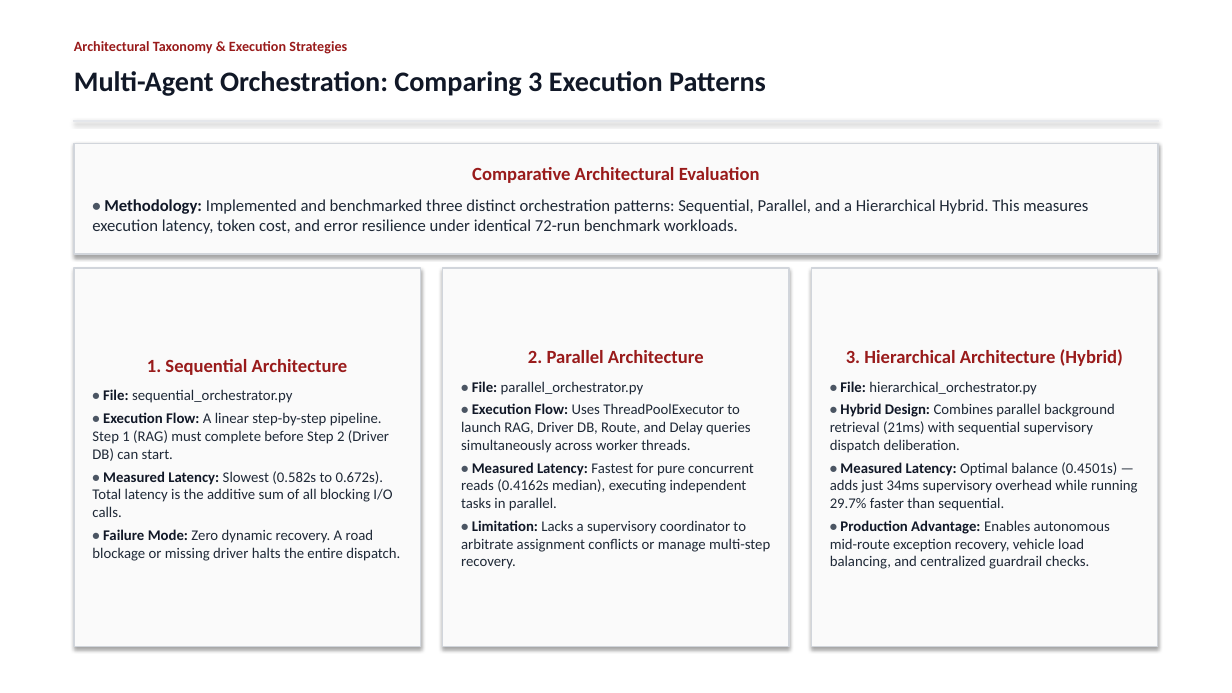
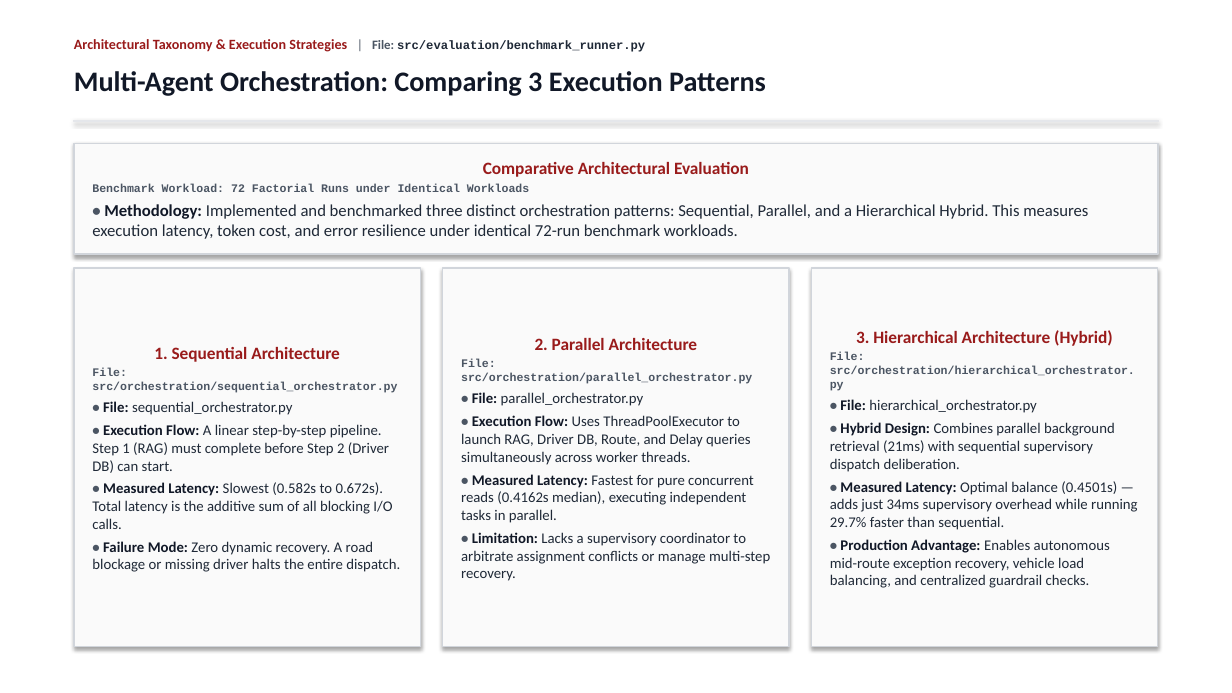
Before and after one commit to Akshat5091/DeliveryFleet-MAS, a slide deck: slide 11 of Eval 2 Documents/DeliveryFleet_MAS_Evaluation2_Master_Presentation.pptx. Drawn at 1232x693 pixels with LibreOffice and Linux fonts; fonts in the diff are those of the drawing. Boxes give left, top, right and bottom in pixels: in the first picture for what was removed or moved away, otherwise in the second. Text is boxed around its words. In the diff, an @@ line names an element or a change of style, - is before the commit and + after.

```diff
--- a/Eval 2 Documents/DeliveryFleet_MAS_Evaluation2_Master_Presentation.pptx
+++ b/Eval 2 Documents/DeliveryFleet_MAS_Evaluation2_Master_Presentation.pptx
@@ text at (x1=74, y1=39, x2=645, y2=52): text changed @@
-Architectural Taxonomy & Execution Strategies
+Architectural Taxonomy & Execution Strategies | File: src/evaluation/benchmark_runner.py
@@ text in rectangle at (x1=483, y1=162, x2=749, y2=177): size 14.5 to 13.5 pt in "Comparative Architectural Evaluation"; less space between paragraphs @@
@@ text in rectangle at (x1=92, y1=184, x2=529, y2=192): paragraph added @@
+Benchmark Workload: 72 Factorial Runs under Identical Workloads
@@ text in rectangle at (x1=154, y1=347, x2=340, y2=362): size 14.5 to 13.5 pt in "1. Sequential Architecture"; less space between paragraphs @@
@@ text in rectangle at (x1=461, y1=359, x2=752, y2=384): paragraph added @@
+File: src/orchestration/parallel_orchestrator.py
@@ text in rectangle at (x1=535, y1=338, x2=698, y2=350): size 14.5 to 13.5 pt in "2. Parallel Architecture"; less space between paragraphs @@
@@ text in rectangle at (x1=830, y1=352, x2=1135, y2=391): paragraph added @@
+File: src/orchestration/hierarchical_orchestrator.py
@@ text in rectangle at (x1=856, y1=330, x2=1113, y2=346): size 14.5 to 13.5 pt in "3. Hierarchical Architecture (Hybrid)"; less space between paragraphs @@
@@ text in rectangle at (x1=92, y1=368, x2=397, y2=393): paragraph added @@
+File: src/orchestration/sequential_orchestrator.py
```
Also in this commit, not shown: 23 other slides changed, 8 other files.
